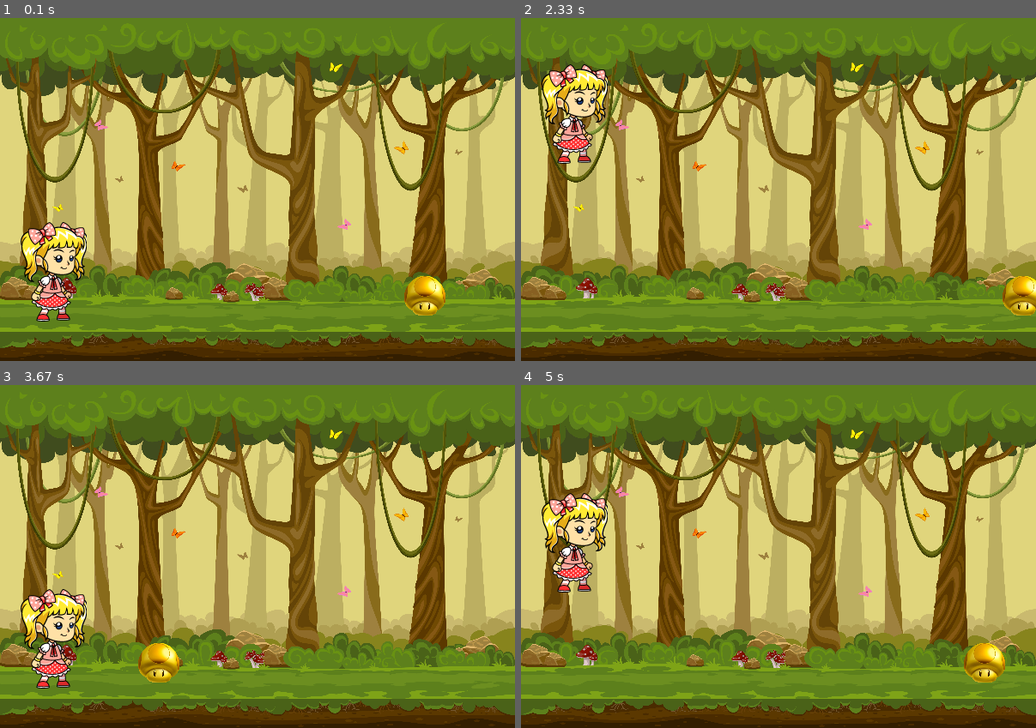
Above: before the commit, frames 1-4 (two rows, left to right).
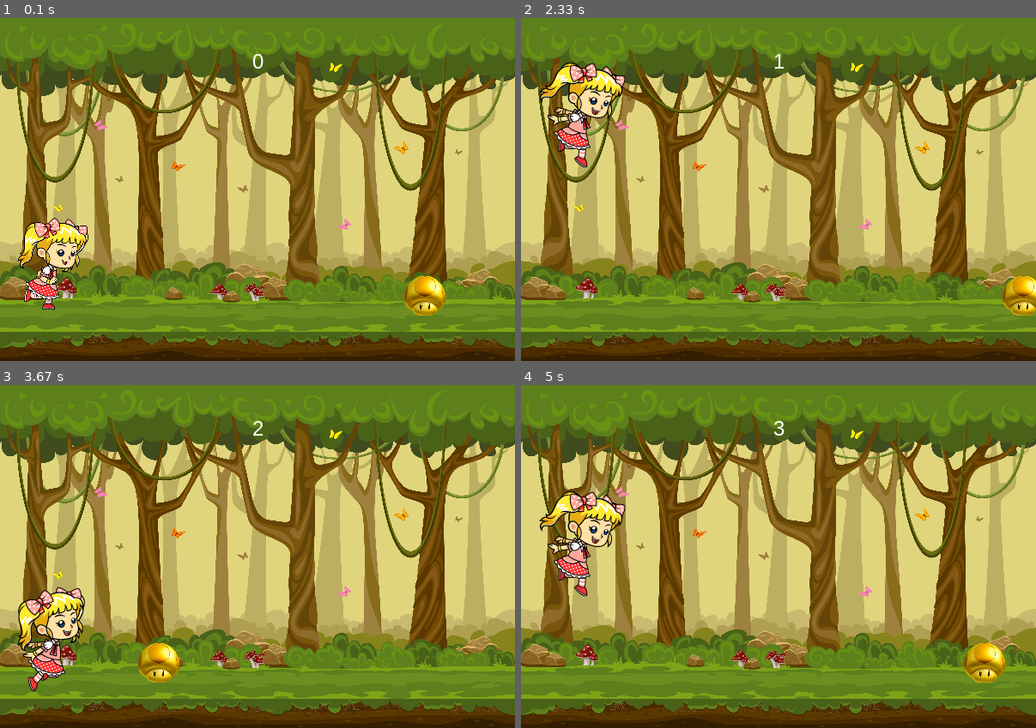
Above: after the commit, the same moments.

Repository: nkniat/wawa_pygame_3006
Game: pygame game, started from runner.py
Two runs of this game, one before a commit and one after it. Both use one fixed random seed, a clock stepped at 60 frames per second and the inputs below.
Inputs:
- Up to frame 1 (0.1 s): no input
- Up to frame 2 (2.33 s): tap Space at 0.33, 0.73, 1.03, 1.23, 1.57, 1.87, 2.07 s
- Up to frame 3 (3.67 s): tap Space at 2.37, 2.63, 2.97, 3.27, 3.4 s
- Up to frame 4 (5 s): tap Space at 3.8, 4.1, 4.47, 4.87 s

The runs differ from the first frame. In frame 1, 2.5% of the frame differs, in the area x 3-52%, y 10-89%; in frame 2, 2.7%; in frame 3, 2.3%; in frame 4, 2.7%, in the area x 3-52%, y 10-62%.

Commit message:
animacja

Diff:
--- a/runner.py
+++ b/runner.py
@@ -1,19 +1,45 @@
 import pygame
 from sys import exit
 pygame.init()  # zainicjalizowanie silnika pygame
+
+def display_score():
+    current_time = int(pygame.time.get_ticks() / 1000) - start_time
+    score_surface = font.render(f'{current_time}', 1, "White")
+    score_rect = score_surface.get_rect(center=(300, 50))
+    screen.blit(score_surface,score_rect)
+
+
+def animation():
+    global player_surface, player_index
+
+    if player_rect.bottom < 360:
+        player_surface = player_jump
+    else:
+        player_index += 0.1
+        if player_index >= len(player_walk):
+            player_index = 0
+        player_surface = player_walk[int(player_index)]
+
 
 WIDTH, HEIGHT = 600, 400
 screen = pygame.display.set_mode((WIDTH, HEIGHT))
 pygame.display.set_caption("Nieskończony bieg")
 clock = pygame.time.Clock()
 game_active = True
+start_time = 0
 
 background_surface = pygame.image.load('images_PG/background.png').convert()
 
 mushroom_surface = pygame.image.load('images_PG/mashroom.png').convert_alpha()
 mushroom_rect = mushroom_surface.get_rect(topleft=(500, 300))
 
-player_surface = pygame.image.load('images_PG/girl_stay.png')
+player_walk1 = pygame.image.load('images_PG/girl_walk.png').convert_alpha()
+player_walk2 = pygame.image.load('images_PG/girl_walk2.png').convert_alpha()
+player_jump = pygame.image.load('images_PG/girl_jump.png').convert_alpha()
+player_walk = [player_walk1, player_walk2]
+player_index = 0
+
+player_surface = pygame.image.load('images_PG/girl_stay.png').convert_alpha()
 player_rect = player_surface.get_rect(midbottom=(60, 360))
 player_gravity = 0
 
@@ -34,9 +60,12 @@
             if event.type == pygame.KEYDOWN and event.key == pygame.K_SPACE:
                 game_active = True
                 mushroom_rect.left = 700
+                start_time = int(pygame.time.get_ticks() / 1000)
 
     if game_active:
         screen.blit(background_surface, (0, 0))
+
+        display_score()
 
         step = 5
         mushroom_rect.x -= step
@@ -48,6 +77,7 @@
         player_rect.y += player_gravity
         if player_rect.bottom >= 360:
             player_rect.bottom = 360
+        animation()
         screen.blit(player_surface, player_rect)
 
         if player_rect.colliderect(mushroom_rect):
